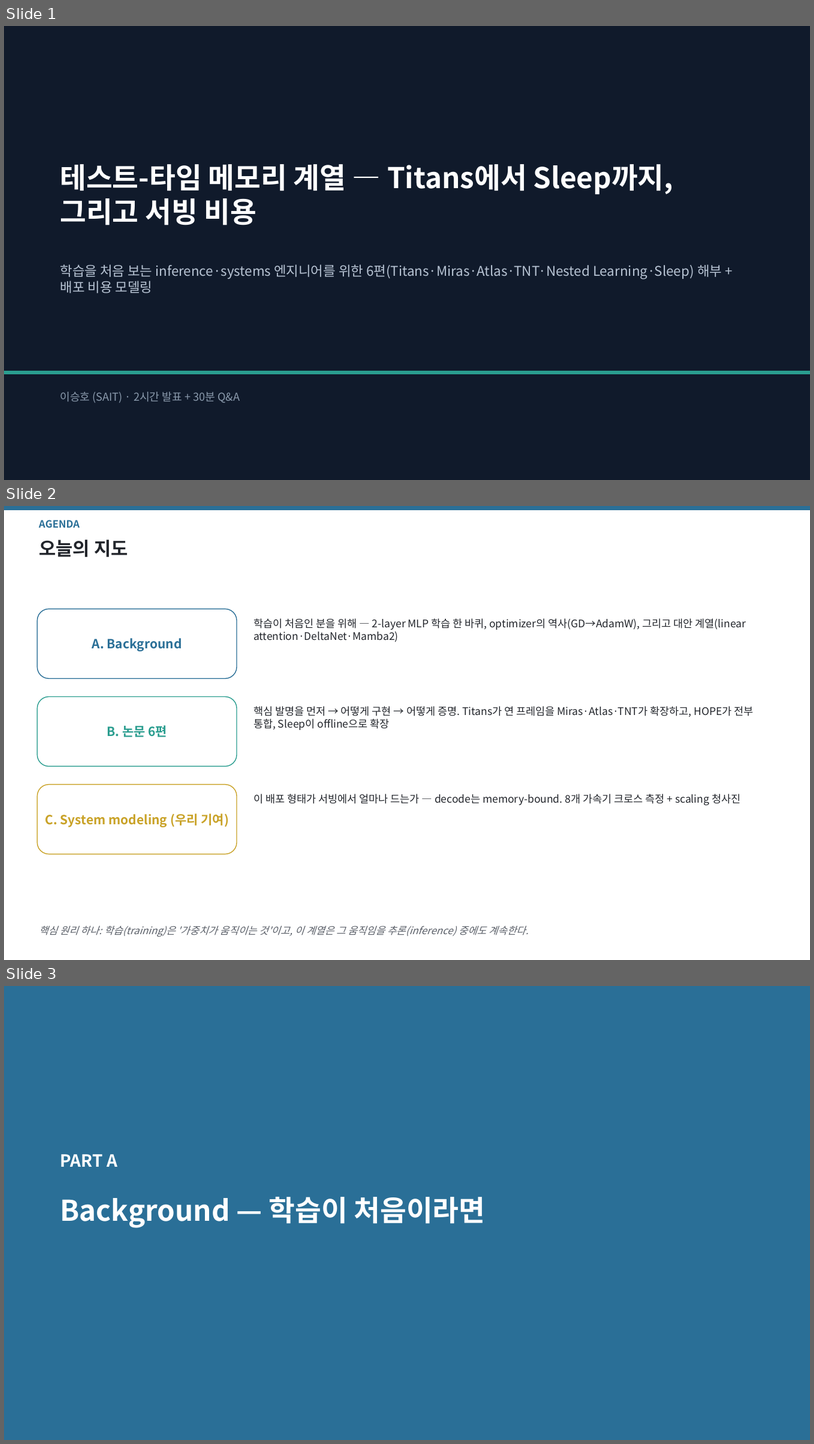
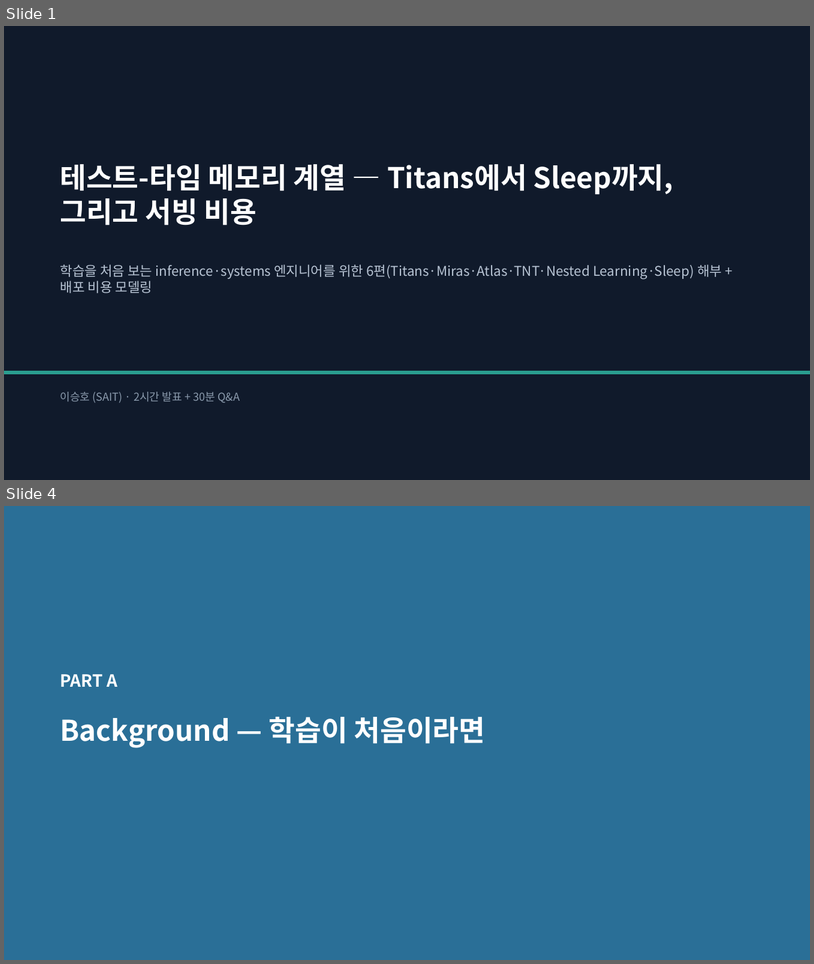
Before and after one commit to jimmylegendary/neural-memory-study, a slide deck: seminar/TTT-seminar.pptx. Shown one above the other, each under a label of ours: slides 1, 2 and 3 before the commit, slides 1 and 4 after it; the slides between them are not shown. The pictures are 814x1444 and 814x964 pixels, drawn with LibreOffice and Linux fonts; fonts in the diff are those of the drawing. Boxes give left, top, right and bottom in pixels: in the first picture for what was removed or moved away, otherwise in the second. Text is boxed around its words. In the diff, an @@ line names an element or a change of style, - is before the commit and + after.

```diff
--- a/seminar/TTT-seminar.pptx
+++ b/seminar/TTT-seminar.pptx
@@ slide 2 removed at bbox=[4, 506, 810, 960], background #FFFFFF @@
@@ rectangle removed at bbox=[4, 506, 810, 510] @@
@@ text removed at bbox=[39, 520, 80, 528] @@
-AGENDA
@@ text removed at bbox=[39, 540, 128, 557] @@
-오늘의 지도
@@ rounded rectangle removed at bbox=[37, 609, 237, 678] @@
-A. Background
@@ text removed at bbox=[254, 618, 747, 642] @@
-학습이 처음인 분을 위해 — 2-layer MLP 학습 한 바퀴, optimizer의 역사(GD→AdamW), 그리고 대안 계열(linear attention·DeltaNet·Mamba2)
@@ rounded rectangle removed at bbox=[37, 697, 237, 766] @@
-B. 논문 6편
@@ text removed at bbox=[254, 706, 753, 730] @@
-핵심 발명을 먼저 → 어떻게 구현 → 어떻게 증명. Titans가 연 프레임을 Miras·Atlas·TNT가 확장하고, HOPE가 전부 통합, Sleep이 offline으로 확장
@@ rounded rectangle removed at bbox=[37, 784, 237, 854] @@
-C. System modeling (우리 기여)
@@ text removed at bbox=[254, 793, 741, 805] @@
-이 배포 형태가 서빙에서 얼마나 드는가 — decode는 memory-bound. 8개 가속기 크로스 측정 + scaling 청사진
@@ text removed at bbox=[39, 925, 529, 936] @@
-핵심 원리 하나: 학습(training)은 '가중치가 움직이는 것'이고, 이 계열은 그 움직임을 추론(inference) 중에도 계속한다.
@@ what was slide 3 is now slide 4 @@
```
Also in this commit, not shown: 13 slides added, 7 other files.
